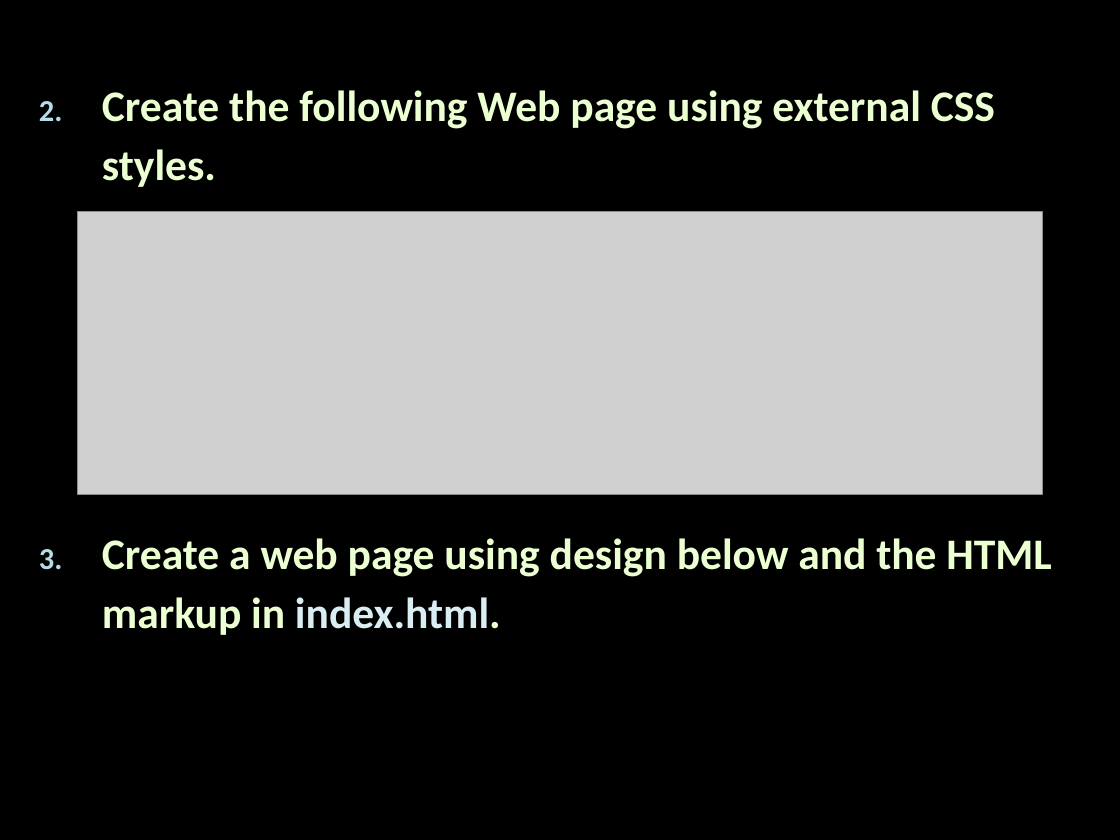
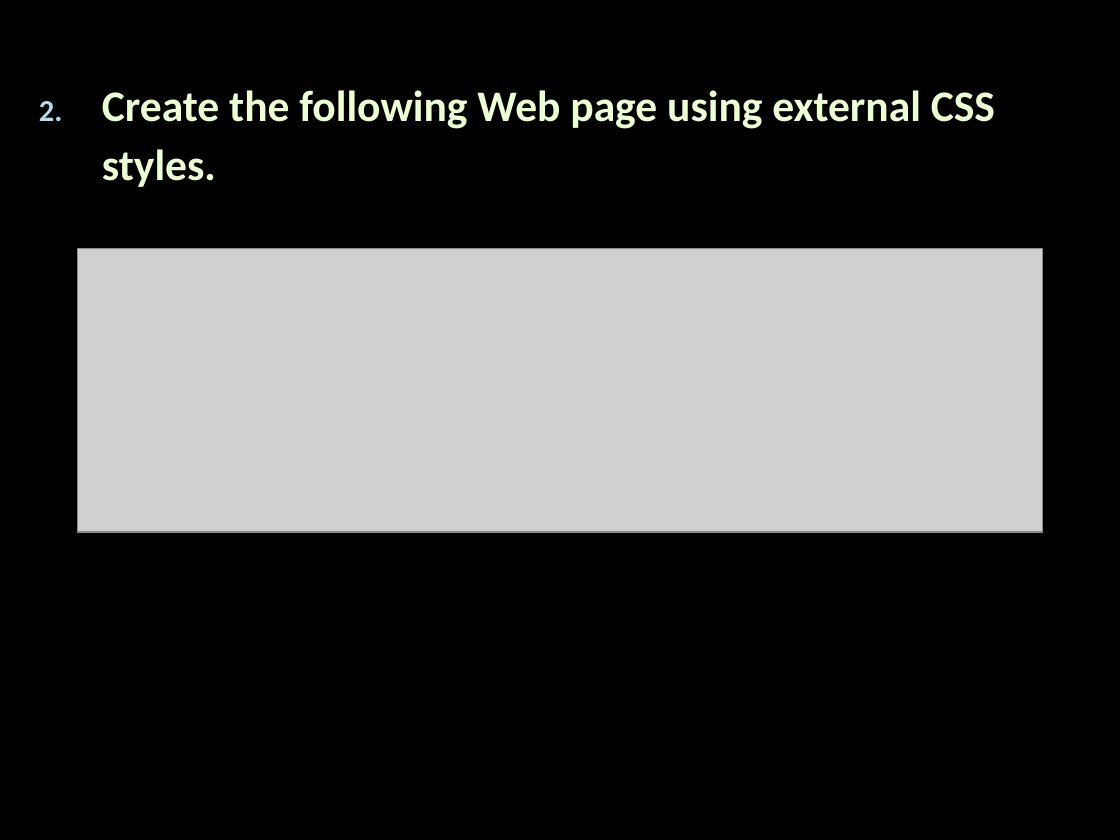
Before and after one commit to Termininja/TelerikAcademy, a slide deck: slide 2 of Web Design/CSS/1. Fundamentals/Fundamentals.pptx. Drawn at 1120x840 pixels with LibreOffice and Linux fonts; fonts in the diff are those of the drawing; grey boxes stand for pictures. Boxes give left, top, right and bottom in pixels: in the first picture for what was removed or moved away, otherwise in the second. Text is boxed around its words. In the diff, an @@ line names an element or a change of style, - is before the commit and + after.

```diff
--- a/Web Design/CSS/1. Fundamentals/Fundamentals.pptx
+++ b/Web Design/CSS/1. Fundamentals/Fundamentals.pptx
@@ picture moved from (x1=77, y1=211, x2=1042, y2=494) to (x1=77, y1=249, x2=1042, y2=532) @@
@@ text at (x1=102, y1=538, x2=1051, y2=635): paragraph removed @@
-3. Create a web page using design below and the HTML markup in index.html.
```
Also in this commit, not shown: 1 slide added, 1 slide removed, 33 other files.
